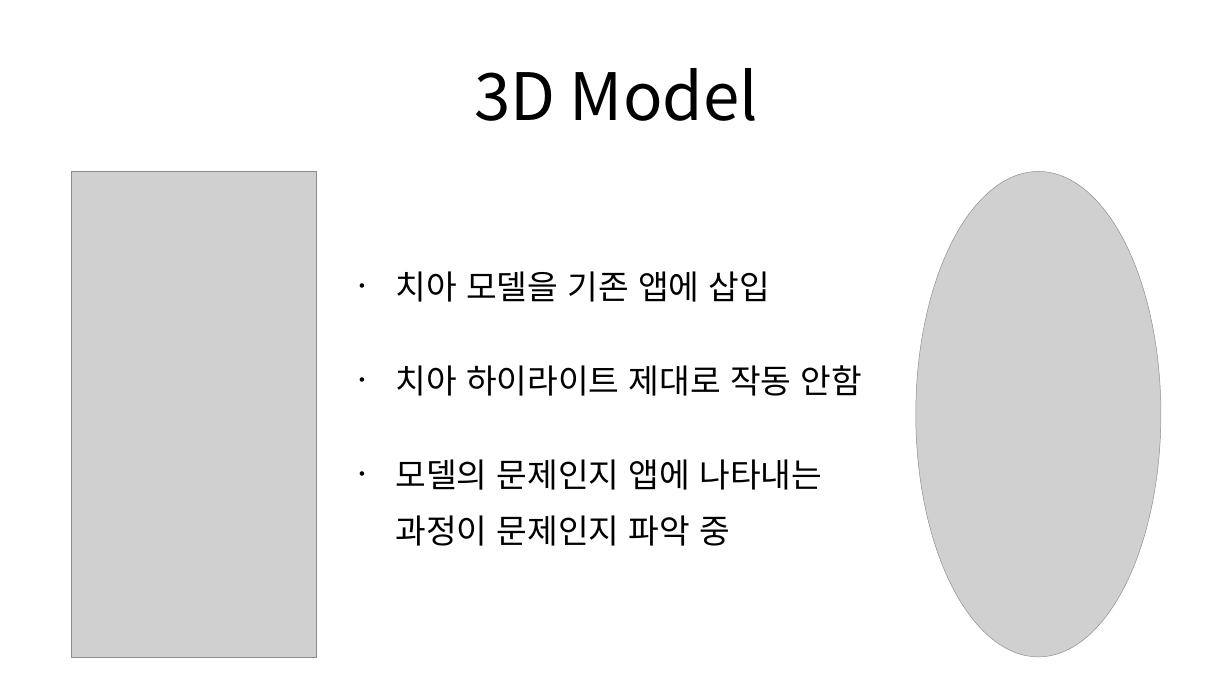
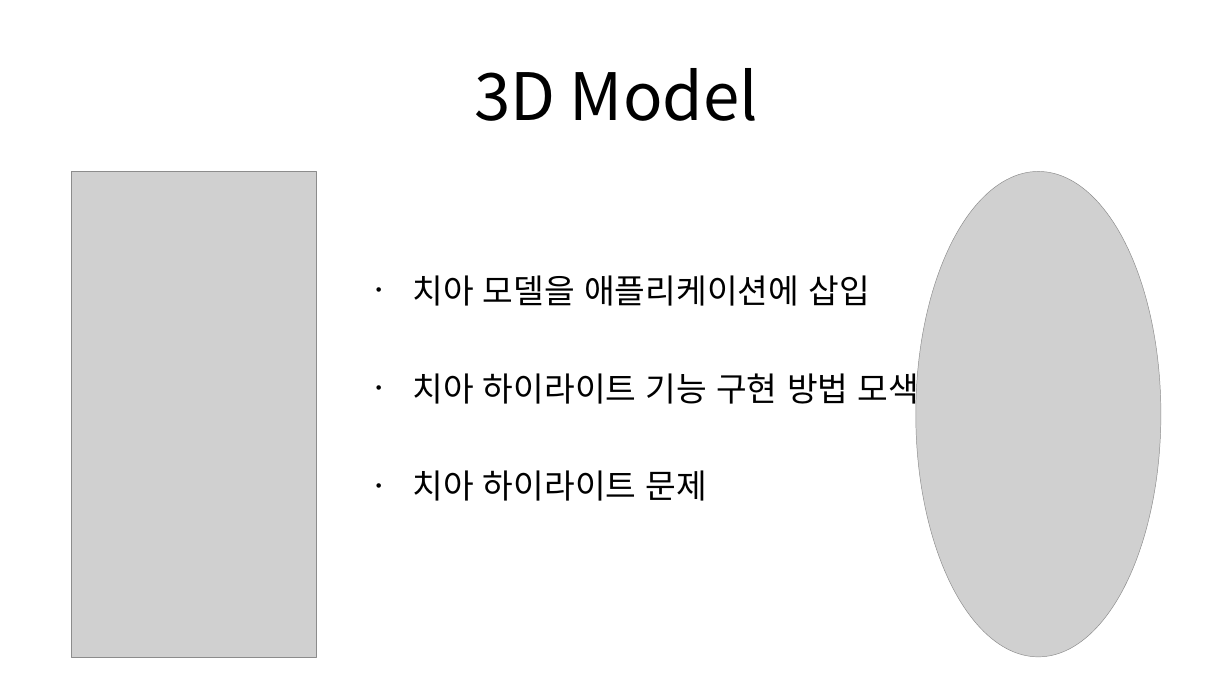
Before and after one commit to Team-Achi/Docs, a slide deck: slide 16 of PPT/캡스톤디자인_5주차 발표자료_5조.pptx (slide 17 before the commit). Drawn at 1232x693 pixels with LibreOffice and Linux fonts; fonts in the diff are those of the drawing; grey boxes stand for pictures. Boxes give left, top, right and bottom in pixels: in the first picture for what was removed or moved away, otherwise in the second. Text is boxed around its words. In the diff, an @@ line names an element or a change of style, - is before the commit and + after.

Commit message:
Update 3d model content

```diff
--- a/PPT/캡스톤디자인_5주차 발표자료_5조.pptx
+++ b/PPT/캡스톤디자인_5주차 발표자료_5조.pptx
@@ text removed at [396, 271, 862, 546] @@
-• 치아 모델을 기존 앱에 삽입
-• 치아 하이라이트 제대로 작동 안함
-• 모델의 문제인지 앱에 나타내는 과정이 문제인지 파악 중
@@ text added at [412, 275, 919, 501], 52 pt, text #000000 @@
+• 치아 모델을 애플리케이션에 삽입
+• 치아 하이라이트 기능 구현 방법 모색
+• 치아 하이라이트 문제
```
Also in this commit, not shown: 1 other slide changed, 1 slide removed.
